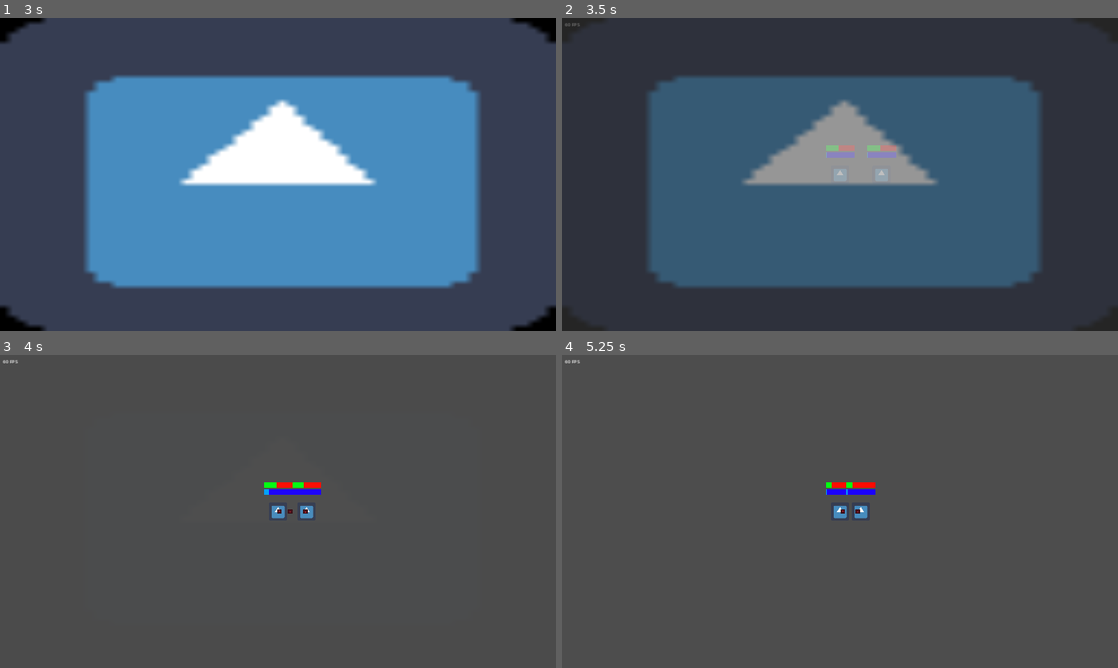
Above: before the commit, frames 1-4 (two rows, left to right).
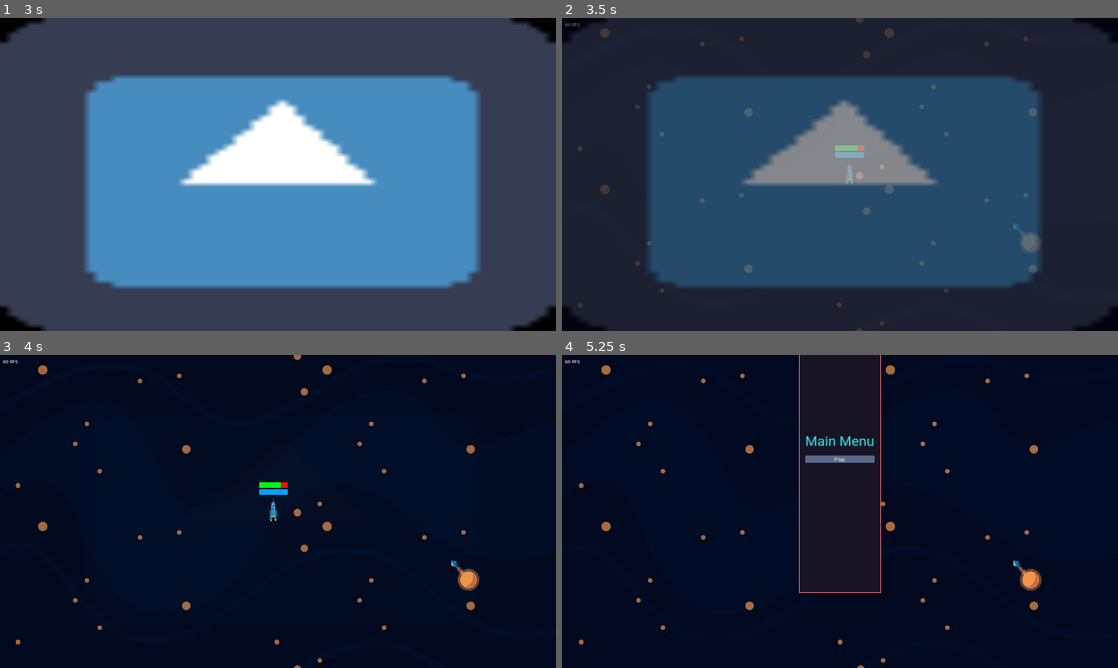
Above: after the commit, the same moments.

Repository: Bloodyaugust/ggj-2023
Game: Godot game, scene res://scenes/main.tscn
The game is run twice, just before and just after one commit, with the same random seed, the same clock (stepped at 60 frames per second) and the same inputs. The engine's default icon, where the game draws it, is replaced by a stand-in: a white triangle on a blue panel in a dark square.
Inputs (mouse positions are in pixels of both pictures, inside the frame that each line leads up to):
- Up to frame 1 (3 s): tap Enter at 0.5 s; move the mouse to (400, 158) at 0.52 s; hold D (move_right) 0.53-1.25 s; hold Ctrl 0.53-1.25 s; click (400, 158) at 0.67 s; drag from (166, 190) to (278, 174) at 1.27 s; move the mouse to (333, 105) at 2.02 s; hold D (move_right) 2.03-2.75 s; hold Ctrl 2.03-2.75 s; tap Space at 2.75 s; drag from (250, 237) to (300, 174) at 2.77 s
- Up to frame 2 (3.5 s): no input
- Up to frame 3 (4 s): move the mouse to (444, 558) at 3.52 s; hold A (move_left) from 3.53 s (still down); hold Ctrl from 3.53 s (still down)
- Up to frame 4 (5.25 s): release A (move_left) at 4.25 s; release Ctrl at 4.25 s; drag from (673, 464) to (840, 511) at 4.27 s; click (840, 524) at 5 s, where only the run after the commit has a clickable "Play"

Frame 1 is identical in both runs. In frame 2, 2.0% of the frame differs, in the area x 0-100%, y 0-100%; in frame 3, 100%; in frame 4, 100%.

Commit message:
Add art assets for current stuff
- Add assets for background elements
- Add parallax scrolling

Diff:
--- a/actors/Player.gd
+++ b/actors/Player.gd
@@ -1,8 +1,11 @@
 extends Node2D
 
+@onready var _better_camera = get_tree().get_first_node_in_group("better_cam")
 @onready var _ship: Ship = $"./Ship"
 
 func _physics_process(_delta: float) -> void:
   var _move_direction: Vector2 = Vector2(Input.get_axis("move_left", "move_right"), Input.get_axis("move_up", "move_down"))
 
   _ship.move(_move_direction)
+
+  _better_camera.set_target_position(_ship.global_position)
--- a/actors/Ship.tscn
+++ b/actors/Ship.tscn
@@ -2,7 +2,7 @@
 
 [ext_resource type="Script" path="res://actors/Ship.gd" id="1_g0n5c"]
 [ext_resource type="Resource" uid="uid://b2us6jhikgf60" path="res://data/ships/basic_corvette.tres" id="2_7i72x"]
-[ext_resource type="Texture2D" uid="uid://4typrc2p2rra" path="res://icon.png" id="2_yau7f"]
+[ext_resource type="Texture2D" uid="uid://b7ajbgpl5hl4k" path="res://sprites/ships/plant-corvette/plant-corvette-1.png" id="3_sqx8g"]
 
 [sub_resource type="CircleShape2D" id="CircleShape2D_avks4"]
 
@@ -13,7 +13,8 @@
 
 [node name="Sprite2D" type="Sprite2D" parent="."]
 unique_name_in_owner = true
-texture = ExtResource("2_yau7f")
+scale = Vector2(0.25, 0.25)
+texture = ExtResource("3_sqx8g")
 
 [node name="Modules" type="Node2D" parent="."]
 unique_name_in_owner = true
--- a/data/layouts/corvette.tres
+++ b/data/layouts/corvette.tres
@@ -1,7 +1,7 @@
 [gd_resource type="Resource" script_class="ShipLayoutData" load_steps=3 format=3 uid="uid://b1fhaxxe6htga"]
 
 [ext_resource type="Script" path="res://data/ship_layout_data.gd" id="1_rvawv"]
-[ext_resource type="Texture2D" uid="uid://4typrc2p2rra" path="res://icon.png" id="2_434ea"]
+[ext_resource type="Texture2D" uid="uid://mqlo3n6xsm3j" path="res://sprites/ships/dwarf-corvette/corvette-1.png" id="2_o246o"]
 
 [resource]
 script = ExtResource("1_rvawv")
@@ -13,6 +13,6 @@
 shield_capacity = 3.0
 shield_recharge = 1.0
 slots = {}
-sprite = ExtResource("2_434ea")
+sprite = ExtResource("2_o246o")
 thrust = 50.0
 name = "Corvette"
--- /dev/null
+++ b/data/layouts/plant_corvette.tres
@@ -0,0 +1,18 @@
+[gd_resource type="Resource" script_class="ShipLayoutData" load_steps=3 format=3 uid="uid://crrie24s648xq"]
+
+[ext_resource type="Script" path="res://data/ship_layout_data.gd" id="1_03tli"]
+[ext_resource type="Texture2D" uid="uid://b7ajbgpl5hl4k" path="res://sprites/ships/plant-corvette/plant-corvette-1.png" id="2_s52sm"]
+
+[resource]
+script = ExtResource("1_03tli")
+armor = 1.0
+battery = 5.0
+cost = 0.0
+hull = 2.0
+power = 1.0
+shield_capacity = 1.0
+shield_recharge = 1.0
+slots = {}
+sprite = ExtResource("2_s52sm")
+thrust = 50.0
+name = "Corvette"
--- /dev/null
+++ b/data/ships/plant_corvette.tres
@@ -0,0 +1,11 @@
+[gd_resource type="Resource" script_class="ShipData" load_steps=5 format=3 uid="uid://cl3067l8lgkjv"]
+
+[ext_resource type="Resource" uid="uid://dt0ejkppdyye3" path="res://data/modules/small_thruster.tres" id="1_mmva8"]
+[ext_resource type="Resource" uid="uid://cxfgqt6h05tvi" path="res://data/modules/small_railgun.tres" id="2_o0cgf"]
+[ext_resource type="Script" path="res://data/ship_data.gd" id="3_3qcyq"]
+[ext_resource type="Resource" uid="uid://crrie24s648xq" path="res://data/layouts/plant_corvette.tres" id="4_l4fql"]
+
+[resource]
+script = ExtResource("3_3qcyq")
+ship_class = ExtResource("4_l4fql")
+modules = Array[Resource("res://data/module_data.gd")]([ExtResource("1_mmva8"), ExtResource("2_o0cgf")])
--- a/scenes/main.tscn
+++ b/scenes/main.tscn
@@ -8,6 +8,10 @@
 [ext_resource type="PackedScene" path="res://lib/BetterCam.tscn" id="5"]
 [ext_resource type="Script" path="res://views/Splash.gd" id="6"]
 [ext_resource type="PackedScene" uid="uid://bm73ssfwxo80r" path="res://actors/Ship.tscn" id="7_4pao0"]
+[ext_resource type="Resource" uid="uid://cl3067l8lgkjv" path="res://data/ships/plant_corvette.tres" id="8_5qllu"]
+[ext_resource type="Texture2D" uid="uid://djgvecxs2qrcl" path="res://sprites/background.png" id="10_i33rc"]
+[ext_resource type="Texture2D" uid="uid://5ccn6epl6ppq" path="res://sprites/foreground.png" id="11_3k3fg"]
+[ext_resource type="Texture2D" uid="uid://cibr88vkm40pi" path="res://sprites/star-forge.png" id="11_o1n54"]
 
 [sub_resource type="Animation" id="Animation_baga0"]
 length = 0.001
@@ -107,8 +111,6 @@
 anchors_preset = 15
 anchor_right = 1.0
 anchor_bottom = 1.0
-offset_right = 3840.0
-offset_bottom = 2160.0
 grow_horizontal = 2
 grow_vertical = 2
 theme = ExtResource("2_1ffbx")
@@ -185,12 +187,40 @@
 "": SubResource("AnimationLibrary_pxbeb")
 }
 
-[node name="BetterCam" parent="." instance=ExtResource("5")]
+[node name="BetterCam" parent="." groups=["better_cam"] instance=ExtResource("5")]
 process_callback = 0
+camera_follow_speed = 0.1
 key_movement = false
 mouse_drag = false
 zoom_max = 1.0
 
 [node name="Ship" parent="." instance=ExtResource("7_4pao0")]
+data = ExtResource("8_5qllu")
 
 [node name="Player" parent="." instance=ExtResource("1_4pt6e")]
+
+[node name="ParallaxBackground" type="ParallaxBackground" parent="."]
+
+[node name="ParallaxLayer" type="ParallaxLayer" parent="ParallaxBackground"]
+motion_scale = Vector2(0, 0)
+
+[node name="Sprite2D" type="Sprite2D" parent="ParallaxBackground/ParallaxLayer"]
+texture = ExtResource("10_i33rc")
+centered = false
+
+[node name="ParallaxLayer2" type="ParallaxLayer" parent="ParallaxBackground"]
+motion_scale = Vector2(0.15, 0.15)
+motion_mirroring = Vector2(3840, 2160)
+
+[node name="Sprite2D" type="Sprite2D" parent="ParallaxBackground/ParallaxLayer2"]
+texture = ExtResource("11_3k3fg")
+centered = false
+
+[node name="ParallaxLayer3" type="ParallaxLayer" parent="ParallaxBackground"]
+motion_scale = Vector2(0.025, 0.025)
+motion_offset = Vector2(1520, 680)
+
+[node name="Sprite2D" type="Sprite2D" parent="ParallaxBackground/ParallaxLayer3"]
+scale = Vector2(0.25, 0.25)
+texture = ExtResource("11_o1n54")
+centered = false
Not shown: 1 places in scenes/main.tscn that only renumber resources
Binary file added: sprites/background.png
Not shown, added: sprites/background.png.import
Binary file added: sprites/foreground.png
Not shown, added: sprites/foreground.png.import
Binary file added: sprites/ships/dwarf-corvette/corvette-1.png
Not shown, added: sprites/ships/dwarf-corvette/corvette-1.png.import
Binary file added: sprites/ships/dwarf-corvette/corvette-2.png
Not shown, added: sprites/ships/dwarf-corvette/corvette-2.png.import
Binary file added: sprites/ships/plant-corvette/plant-corvette-1.png
Not shown, added: sprites/ships/plant-corvette/plant-corvette-1.png.import
Binary file added: sprites/ships/plant-corvette/plant-corvette-2.png
(and 3 more such lines)
